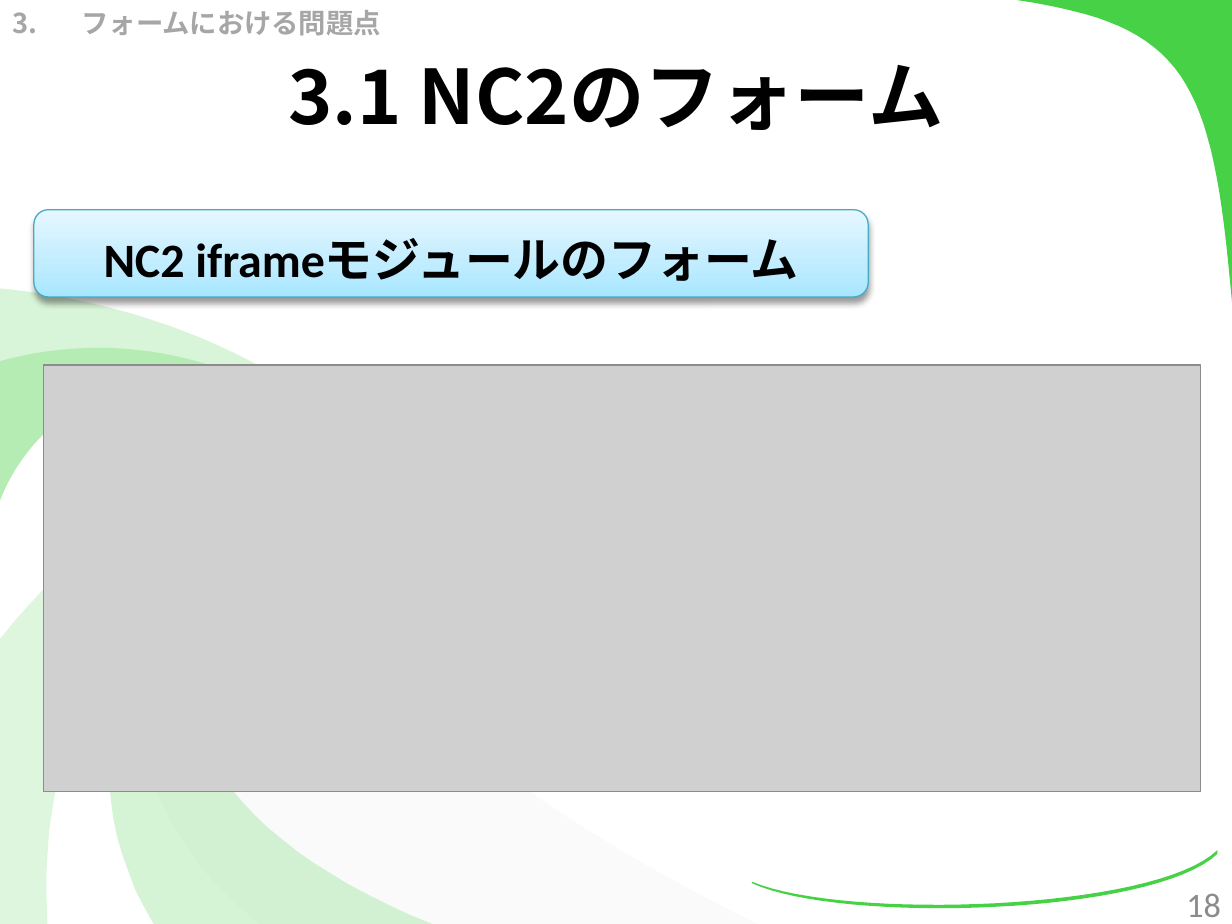
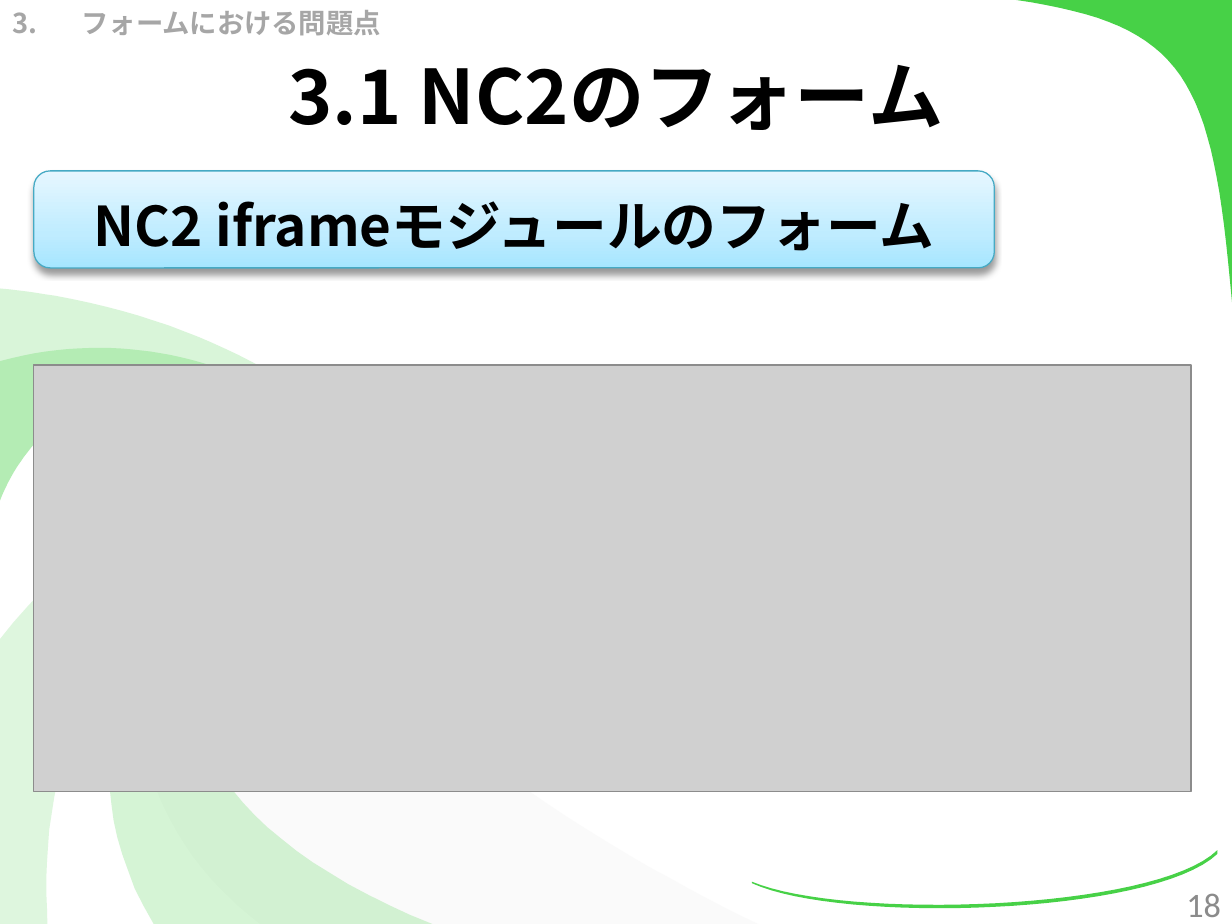
Before and after one commit to kotaro0717/Report-Management, a slide deck: slide 18 of PowerPoint/report_hokada.pptx. Drawn at 1232x924 pixels with LibreOffice and Linux fonts; fonts in the diff are those of the drawing; grey boxes stand for pictures. Boxes give left, top, right and bottom in pixels: in the first picture for what was removed or moved away, otherwise in the second. Text is boxed around its words. In the diff, an @@ line names an element or a change of style, - is before the commit and + after.

```diff
--- a/PowerPoint/report_hokada.pptx
+++ b/PowerPoint/report_hokada.pptx
@@ rounded rectangle "NC2 iframeモジュールのフォーム": place and size @@
-rounded rectangle "NC2 iframeモジュールのフォーム" at (34,209,869,297)
+rounded rectangle "NC2 iframeモジュールのフォーム" at (34,171,995,269)
@@ rounded rectangle "NC2 iframeモジュールのフォーム" at (34,171,995,269): size 28 to 32 pt; font Calibri to Noto Sans CJK JP in "NC2 iframeモジュールのフォーム" @@
@@ picture: place and size @@
-picture at (43,365,1200,791)
+picture at (34,365,1191,791)
```
Also in this commit, not shown: 10 other slides changed, 4 other files.
